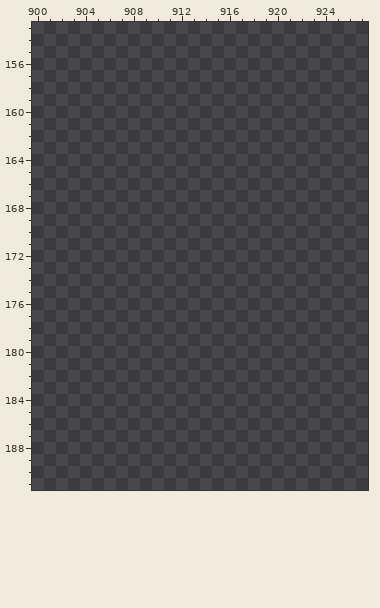
File history of a pixel-art file, interface/UI Sandbox.ase. The first picture shows the starting point.
1259x466 pixels, 1 frame. Colours within 5 levels of each other are drawn and written as one. Shown: x 900..927, y 153..191.
Visible layers, top first: "Layer 2", "Layer 3", "Layer 1".
Palette (. is transparent): 
The result:
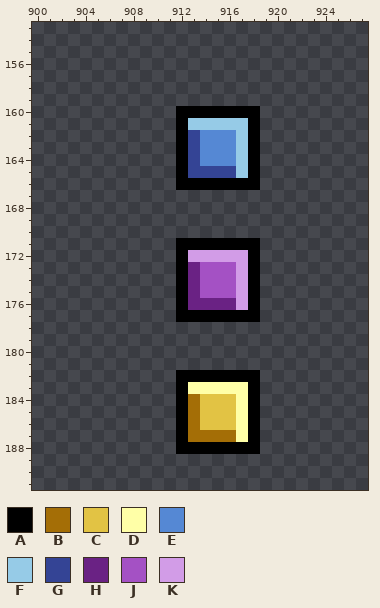
Colours new in this view: A #000000  B #a46e06  C #e2c344  D #ffffa7  E #5588d4  F #96cbe7  G #344495  H #6a2284  J #a451c4  K #d29ce7
Edits made:
Changed rows in their new state; - is an unchanged pixel.
Layer "Layer 1":
first column x 912:
160 AAAAAAA
161 AFFFFFA
162 AGEEEFA
163 AGEEEFA
164 AGEEEFA
165 AGGGGFA
166 AAAAAAA
first column x 912:
171 AAAAAAA
172 AKKKKKA
173 AHJJJKA
174 AHJJJKA
175 AHJJJKA
176 AHHHHKA
177 AAAAAAA
first column x 912:
182 AAAAAAA
183 ADDDDDA
184 ABCCCDA
185 ABCCCDA
186 ABCCCDA
187 ABBBBDA
188 AAAAAAA
Pixel boxes of the changes (left, top, right, bottom) in both pictures:
added: (176, 106, 260, 190)
added: (176, 238, 260, 454)
